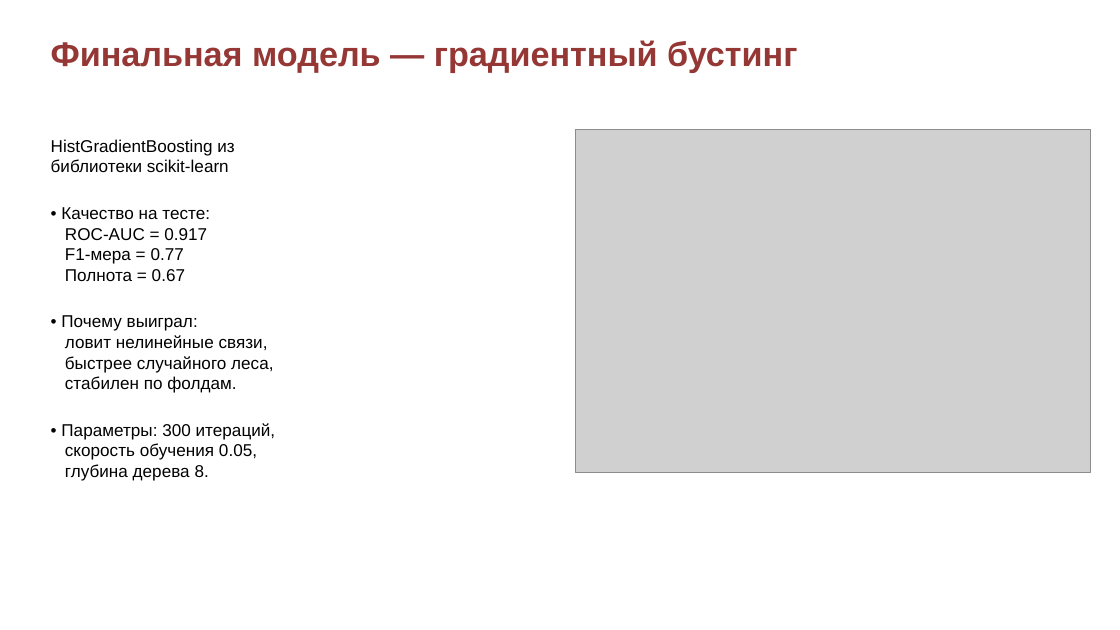
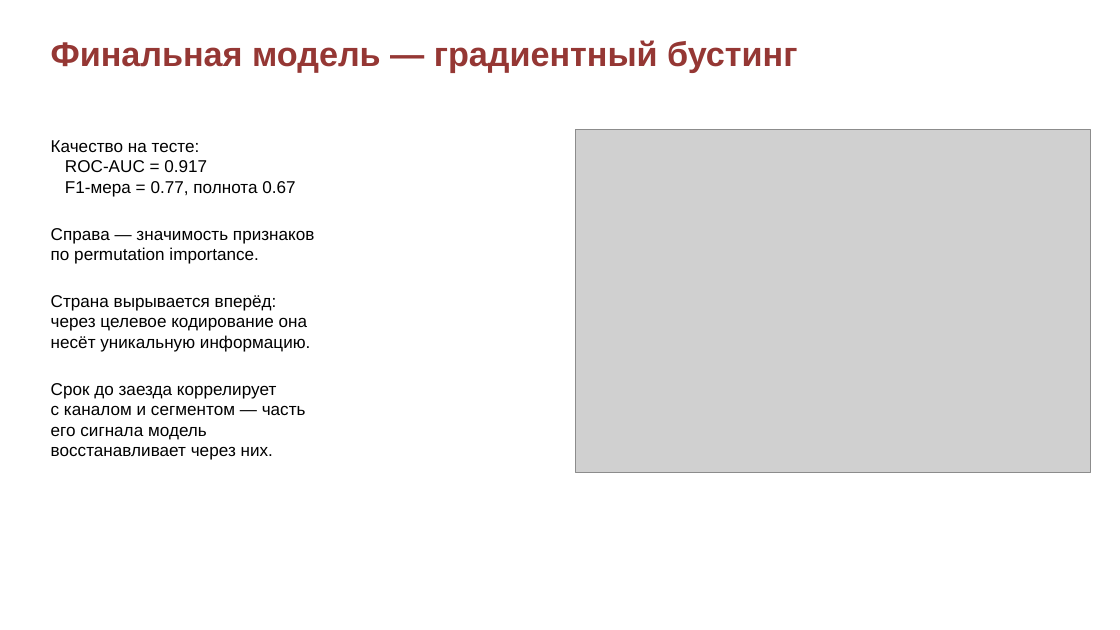
Before and after one commit to vitasha10/spbu2-project-sem2-ai, a slide deck: slide 10 of docs/presentation.pptx. Drawn at 1120x630 pixels with LibreOffice and Linux fonts; fonts in the diff are those of the drawing; grey boxes stand for pictures; background and template pictures are left out. Boxes give left, top, right and bottom in pixels: in the first picture for what was removed or moved away, otherwise in the second. Text is boxed around its words. In the diff, an @@ line names an element or a change of style, - is before the commit and + after.

Commit message:
sync feature importance wording between slides and report

```diff
--- a/docs/presentation.pptx
+++ b/docs/presentation.pptx
@@ text at (51,140,200,152): text changed @@
-HistGradientBoosting из
-библиотеки scikit-learn
-• Качество на тесте:
+Качество на тесте:
@@ text at (51,181,315,460): text changed @@
-F1-мера = 0.77
-Полнота = 0.67
-• Почему выиграл:
-ловит нелинейные связи,
-быстрее случайного леса,
-стабилен по фолдам.
-• Параметры: 300 итераций,
-скорость обучения 0.05,
-глубина дерева 8.
+F1-мера = 0.77, полнота 0.67
+Справа — значимость признаков
+по permutation importance.
+Страна вырывается вперёд:
+через целевое кодирование она
+несёт уникальную информацию.
+Срок до заезда коррелирует
+с каналом и сегментом — часть
+его сигнала модель
+восстанавливает через них.
```
Also in this commit, not shown: 2 other slides changed, 3 other files.
